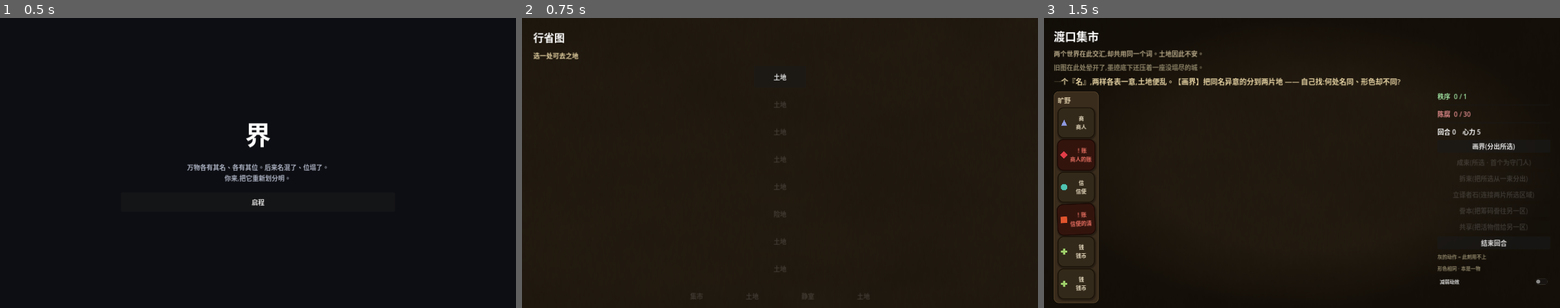
Above: before the commit, frames 1-3 (left to right).
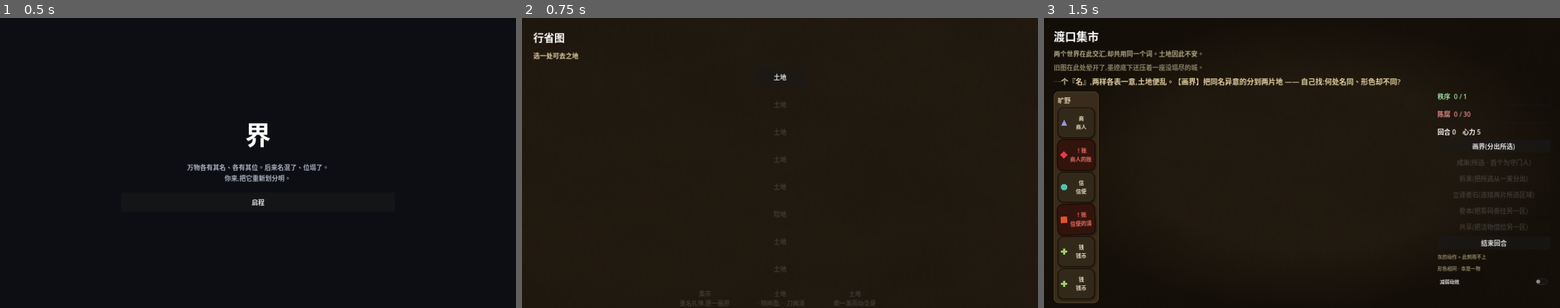
Above: after the commit, the same moments.

Repository: HelloKuoty/bounds
Game: Godot game, scene res://scenes/main/Main.tscn
Same seed, same stepped clock (60 frames per second), same inputs: the game is played once before the commit and once after it.
Inputs:
- Up to frame 1 (0.5 s): no input
- Up to frame 2 (0.75 s): click "启程" at 0.5 s
- Up to frame 3 (1.5 s): click "土地" at 1.25 s

Frame 1 is identical in both runs. In frame 2, 0.2% of the frame differs, in the area x 30-69%, y 94-100%; in frame 3, nothing differs.

Commit message:
iter-38: differentiate the branch layer — real choices + promises (K哥 头号必修)
iter-37大评头号必修(K哥"假选择"): 分叉层一半选项是空路标(terr=""→只弹旁白无玩法), 且并排几个"土地"无从区分。
- 填平空路标→真关: bazaar→新关「喧市」, sanctum→新关「静室」; PLAN去重叠, 六条分叉路各出现一次各是真关。
- +2新关卡(补"内容太少"), 各有性格(仅用确证谬型): 喧市=重名嘈杂(同名异意×3, 含1道连环名争需译者石, 画界为主); 静室=散物归束(2簇+1名争, 成束为主)。两关均经smoke通用解题器实地解开。
- tagline承诺系统: TerritoryData.tagline, 六路各一句精炼"这局要哪种挑战", 地图按钮在类型名下显示→并排"土地"各有所指, 选择有据。
- tagline入test_no_jargon; +测试(分叉选项必真关+独立承诺+同层不雷同; 新关concord==初始失稳数)。
→ 115绿, smoke通关(solved 12含喧市/静室), LOAD 0. 重导出网页.
逻辑/可解性已测; 地图两行按钮排版观感需真人.

Co-Authored-By: Claude Opus 4.8 (1M context) <noreply@anthropic.com>

Diff:
--- a/data/territories.json
+++ b/data/territories.json
@@ -57,6 +57,7 @@
       "id": "two_faced",
       "name": "两面镇",
       "intro": "镇上两样东西打着同一个「印」,意思却南辕北辙;两座「钟」也是。一刀若分得巧,或能一举两清。",
+      "tagline": "一物两面,一刀两清",
       "concord_target": 2,
       "blight_max": 30,
       "insight": 2,
@@ -71,6 +72,7 @@
       "id": "two_names",
       "name": "名障镇",
       "intro": "这镇的名最会骗人:有名字一样的,其实各是各的,该分开;也有名字两异的,却本是一条命,该并作一束。认形色,莫认名。",
+      "tagline": "名会骗人,认形莫认名",
       "concord_target": 2,
       "blight_max": 30,
       "insight": 2,
@@ -88,6 +90,7 @@
       "id": "knot_ford",
       "name": "连环渡",
       "intro": "一处缠局:同一个「银」,两岸各表一意——分开,则两岸断了往来,还得另架一座通路;一总册又连着散页,等人收拢。一处动,别处便牵一发——想清楚再落手。",
+      "tagline": "牵一发而动全身",
       "concord_target": 2,
       "blight_max": 40,
       "insight": 3,
@@ -109,6 +112,7 @@
       "id": "scroll_bond",
       "name": "契卷堂",
       "intro": "一总卷连着散页,却没人收拢;两纸「契」各执一词,偏要合成一桩事。",
+      "tagline": "卷页待收,先束后通",
       "concord_target": 2,
       "blight_max": 36,
       "insight": 4,
@@ -234,6 +238,48 @@
       "links": [
         {"id": "the_trade", "label": "南北通货", "a": "s_east", "b": "s_west"}
       ]
+    },
+    {
+      "id": "the_bazaar",
+      "name": "喧市",
+      "tagline": "重名扎堆,逐一画界",
+      "intro": "赶集的日子,满街吆喝撞在一处:好几样东西都唤作一个名,意思却各走各的。一刀刀画开,各归各摊。",
+      "concord_target": 3,
+      "blight_max": 30,
+      "insight": 5,
+      "pieces": [
+        {"id": "bz_goods_a", "label": "南摊的货", "glyph": "货", "meaning": "bz_wares", "kind": "living"},
+        {"id": "bz_goods_b", "label": "北栈的货", "glyph": "货", "meaning": "bz_freight", "kind": "living"},
+        {"id": "bz_cert_a", "label": "盐商的引", "glyph": "引", "meaning": "bz_saltcert", "kind": "living"},
+        {"id": "bz_cert_b", "label": "戏班的引", "glyph": "引", "meaning": "bz_overture", "kind": "living"},
+        {"id": "bz_scale_a", "label": "粮行的秤", "glyph": "秤", "meaning": "bz_grainscale", "kind": "living"},
+        {"id": "bz_scale_b", "label": "鱼市的秤", "glyph": "秤", "meaning": "bz_fishscale", "kind": "living"}
+      ],
+      "links": [
+        {"id": "bz_fair_weight", "label": "两行公砝", "a": "bz_scale_a", "b": "bz_scale_b"}
+      ]
+    },
+    {
+      "id": "the_sanctum",
+      "name": "静室",
+      "tagline": "散物满堂,逐一成束",
+      "intro": "清修之地本该井然,却满堂散落:该归一处的经卷各在一角,该归一炉的香也分了家。一束束收拢,各安其位。",
+      "concord_target": 3,
+      "blight_max": 30,
+      "insight": 4,
+      "pieces": [
+        {"id": "sn_s1", "label": "东阁的经", "glyph": "经", "meaning": "sn_sutra", "kind": "living"},
+        {"id": "sn_s2", "label": "西阁的经", "glyph": "经", "meaning": "sn_sutra", "kind": "living"},
+        {"id": "sn_s3", "label": "藏阁的经", "glyph": "经", "meaning": "sn_sutra", "kind": "living"},
+        {"id": "sn_i1", "label": "晨课的香", "glyph": "香", "meaning": "sn_incense", "kind": "living"},
+        {"id": "sn_i2", "label": "晚课的香", "glyph": "香", "meaning": "sn_incense", "kind": "living"},
+        {"id": "sn_q1", "label": "礼器的磬", "glyph": "磬", "meaning": "sn_chime_rite", "kind": "living"},
+        {"id": "sn_q2", "label": "市集的磬", "glyph": "磬", "meaning": "sn_chime_hawk", "kind": "living"}
+      ],
+      "clusters": [
+        {"id": "sn_one_sutra", "label": "一堂经", "members": ["sn_s1", "sn_s2", "sn_s3"]},
+        {"id": "sn_one_incense", "label": "一炉香", "members": ["sn_i1", "sn_i2"]}
+      ]
     }
   ]
 }
--- a/scripts/autoload/run_manager.gd
+++ b/scripts/autoload/run_manager.gd
@@ -15,8 +15,8 @@
 	[{"type": "territory", "terr": "the_seep"}],            # 学:用界遏制蔓延
 	[{"type": "territory", "terr": "herald_house"}],        # 学:传令链(画界会切断令的传递,在断处架译者石接上)
 	# 教学全过后才放开分叉(有选择,但不会撞上没学过的招)
-	[{"type": "bazaar", "terr": ""}, {"type": "territory", "terr": "two_faced"}, {"type": "sanctum", "terr": ""}, {"type": "territory", "terr": "knot_ford"}],  # 分叉:连环渡(交错连环)
-	[{"type": "sanctum", "terr": ""}, {"type": "territory", "terr": "scroll_bond"}, {"type": "territory", "terr": "two_names"}],  # 分叉:契卷堂 / 名障镇
+	[{"type": "bazaar", "terr": "the_bazaar"}, {"type": "territory", "terr": "two_faced"}, {"type": "territory", "terr": "knot_ford"}],  # 分叉:喧市(重名)/ 两面镇(同名异意)/ 连环渡(牵一发) — 各有性格,选择屏看 tagline
+	[{"type": "sanctum", "terr": "the_sanctum"}, {"type": "territory", "terr": "scroll_bond"}, {"type": "territory", "terr": "two_names"}],  # 分叉:静室(散簇)/ 契卷堂(束+通)/ 名障镇(认形莫认名) — 各有性格
 	[{"type": "territory", "terr": "trial"}],               # 强制:试炼之地(随机布局 + 心法),每条 run 必经,不再可绕
 	[{"type": "heartland", "terr": "the_sprawl"}],          # Boss:蔓沼
 ]
--- a/scripts/data/territory_data.gd
+++ b/scripts/data/territory_data.gd
@@ -4,6 +4,7 @@
 var id: String = ""
 var name: String = ""
 var intro: String = ""
+var tagline: String = ""        # one-line promise shown at a branch choice (what this path emphasizes)
 var concord_target: int = 1   # reach this much order to clear
 var blight_max: int = 30      # rot at/above this collapses the land
 var insight: int = 0          # starting "care" budget for costly actions
@@ -32,6 +33,7 @@
 	t.id = d.get("id", "")
 	t.name = d.get("name", "")
 	t.intro = d.get("intro", "")
+	t.tagline = d.get("tagline", "")
 	t.concord_target = int(d.get("concord_target", 1))
 	t.blight_max = int(d.get("blight_max", 30))
 	t.insight = int(d.get("insight", 0))
--- a/scripts/ui/run_map_view.gd
+++ b/scripts/ui/run_map_view.gd
@@ -82,7 +82,14 @@
 	var label: String = TYPE_NAMES.get(n["type"], n["type"])
 	var earned: int = int(GameState.best_stars.get(n.get("territory_id", ""), 0))
 	var stars_str: String = ("  " + "★".repeat(earned)) if earned > 0 else ""
-	btn.text = ("✓ " if visited else "") + label + stars_str
+	# A branch territory's tagline (its one-line promise) rides under the type name so
+	# side-by-side "土地" choices are no longer indistinguishable. (K哥, iter-38)
+	var terr_id: String = n.get("territory_id", "")
+	var tag: String = TerritoryDatabase.get_territory(terr_id).tagline if TerritoryDatabase.has_territory(terr_id) else ""
+	btn.text = ("✓ " if visited else "") + label + stars_str + (("\n" + tag) if tag != "" else "")
+	if tag != "":
+		btn.custom_minimum_size = Vector2(176, 66)  # room for the promise line
+		btn.add_theme_font_size_override("font_size", 15)
 	if is_reach:
 		btn.pressed.connect(_on_node_pressed.bind(nid))
 	else:
--- a/tests/test_no_jargon.gd
+++ b/tests/test_no_jargon.gd
@@ -24,6 +24,7 @@
 		var t := TerritoryDatabase.get_territory(tid)
 		out.append(t.name)
 		out.append(t.intro)
+		out.append(t.tagline)
 		for p in t.pieces:
 			out.append(p.label)
 			out.append(p.glyph)
--- a/tests/test_run_manager.gd
+++ b/tests/test_run_manager.gd
@@ -78,6 +78,44 @@
 	assert_true(trial_forced, "a trial sits on a forced single-node layer — unavoidable")
 
 
+func test_branch_choices_are_real_and_differentiated() -> void:
+	# iter-38 (K哥 头号必修): on any layer that offers a CHOICE (>1 node), every option
+	# must lead to a real territory carrying its own one-line promise — no empty waypoint
+	# "假选择", and no two side-by-side options that read identically.
+	var by_layer := {}
+	for id in RunManager.nodes:
+		var ly: int = RunManager.node(id)["layer"]
+		if not by_layer.has(ly):
+			by_layer[ly] = []
+		by_layer[ly].append(id)
+	var checked_a_branch := false
+	for ly in by_layer:
+		if by_layer[ly].size() < 2:
+			continue  # forced single-node layer — nothing to differentiate
+		checked_a_branch = true
+		var seen_taglines := {}
+		for id in by_layer[ly]:
+			var terr: String = RunManager.node(id)["territory_id"]
+			assert_true(terr != "", "branch option %s leads to a real territory (no empty 假选择)" % id)
+			assert_true(TerritoryDatabase.has_territory(terr), "branch territory %s exists in the database" % terr)
+			var tag: String = TerritoryDatabase.get_territory(terr).tagline
+			assert_true(tag != "", "branch territory %s carries a one-line promise" % terr)
+			assert_false(seen_taglines.has(tag), "no two options on one branch read identically: '%s'" % tag)
+			seen_taglines[tag] = true
+	assert_true(checked_a_branch, "the run has at least one real branch layer")
+
+
+func test_new_branch_territories_are_well_formed() -> void:
+	# iter-38: the two newly-authored branch territories load, and their declared concord
+	# target equals their actual initial instability count (the territories.json invariant).
+	for tid in ["the_bazaar", "the_sanctum"]:
+		var t := TerritoryDatabase.get_territory(tid)
+		var board := BoardState.new()
+		board.load_territory(t)
+		assert_false(board.cleared, "%s starts unsolved" % tid)
+		assert_eq(board.instabilities().size(), t.concord_target, "%s: concord target == initial troubles" % tid)
+
+
 func _count_paths(id: String, memo: Dictionary) -> int:
 	if id == RunManager.boss_id:
 		return 1
Not shown, changed: docs/index.html
Not shown, changed: docs/index.pck
Not shown, added: team/iterations/iter-38.md
